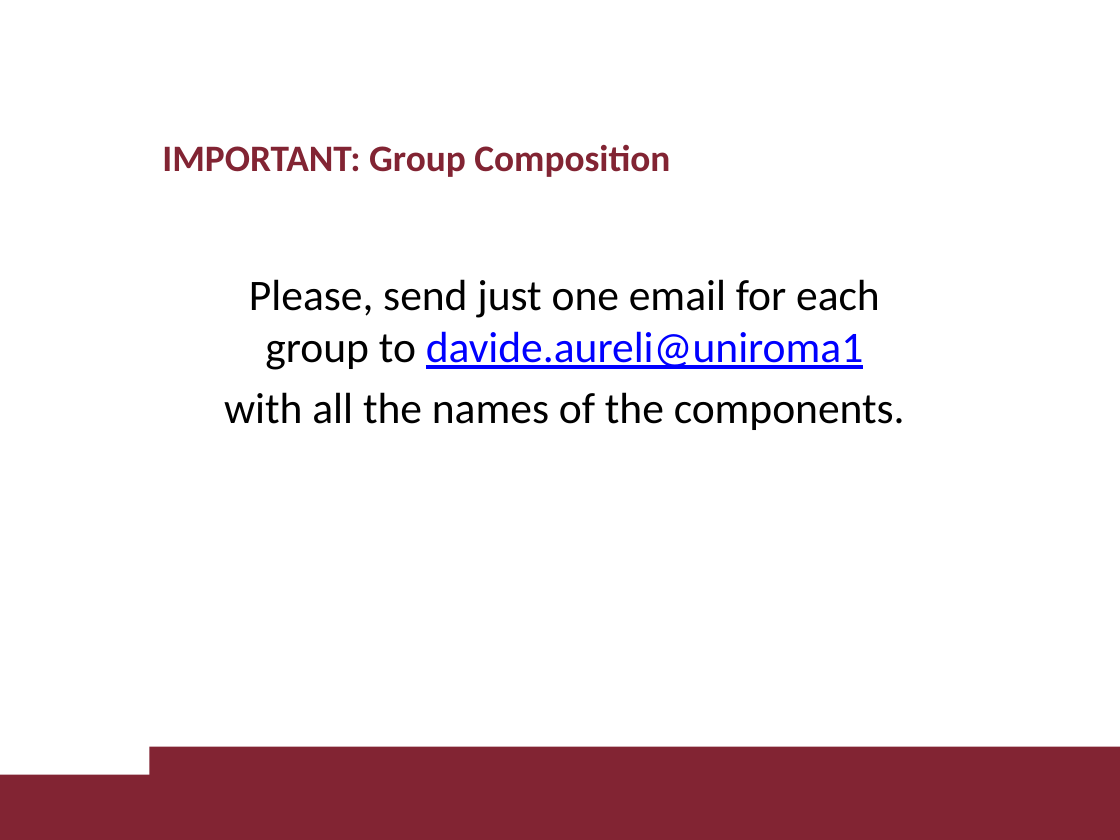
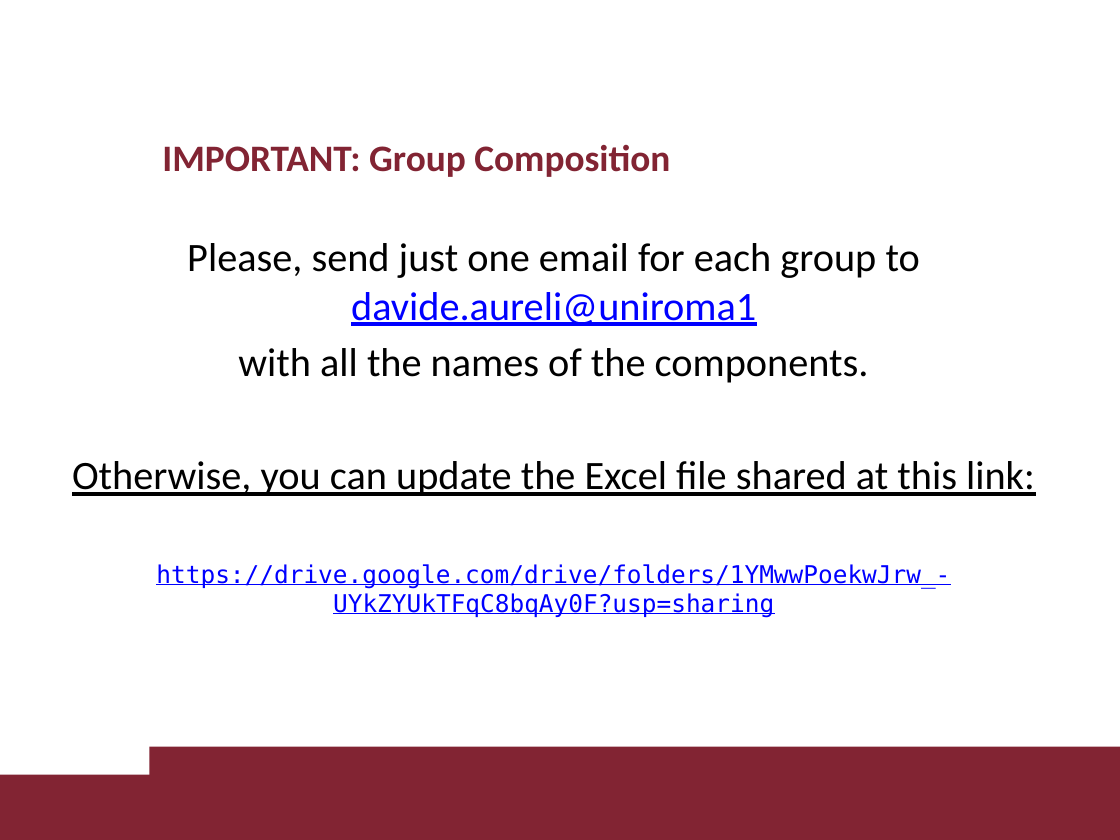
Before and after one commit to davaureli/NBD_LabSession, a slide deck: slide 8 of Lectures Complete/Lectures Complete.pptx. Drawn at 1120x840 pixels with LibreOffice and Linux fonts; fonts in the diff are those of the drawing; background and template pictures are left out. Boxes give left, top, right and bottom in pixels: in the first picture for what was removed or moved away, otherwise in the second. Text is boxed around its words. In the diff, an @@ line names an element or a change of style, - is before the commit and + after.

```diff
--- a/Lectures Complete/Lectures Complete.pptx
+++ b/Lectures Complete/Lectures Complete.pptx
@@ text "Please, send just one email ...": place and size @@
-text "Please, send just one email ..." at (224,279,905,430)
+text "Please, send just one email ..." at (72,243,1035,618)
@@ text at (187,243,920,383): size 28 to 25.9 pt in "Please, send just one email for each ...", "with all the names of the components." @@
@@ text at (72,461,1035,618): paragraphs added @@
+Otherwise, you can update the Excel file shared at this link:
+https://drive.google.com/drive/folders/1YMwwPoekwJrw_-UYkZYUkTFqC8bqAy0F?usp=sharing
```
